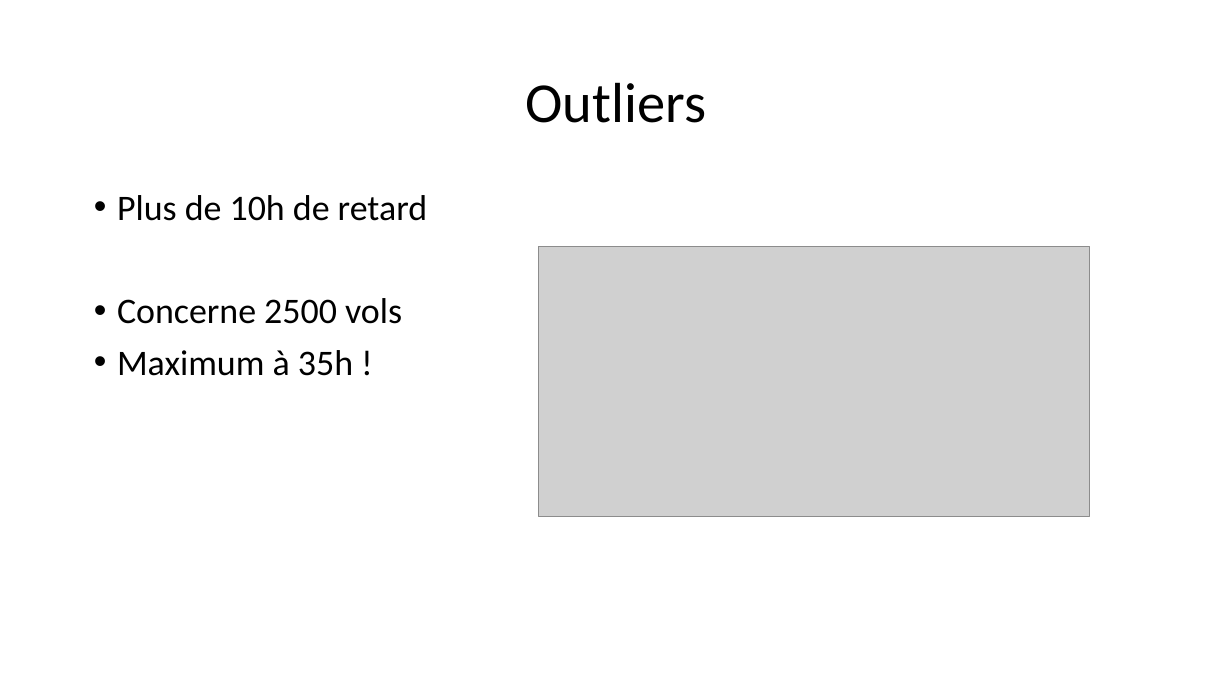
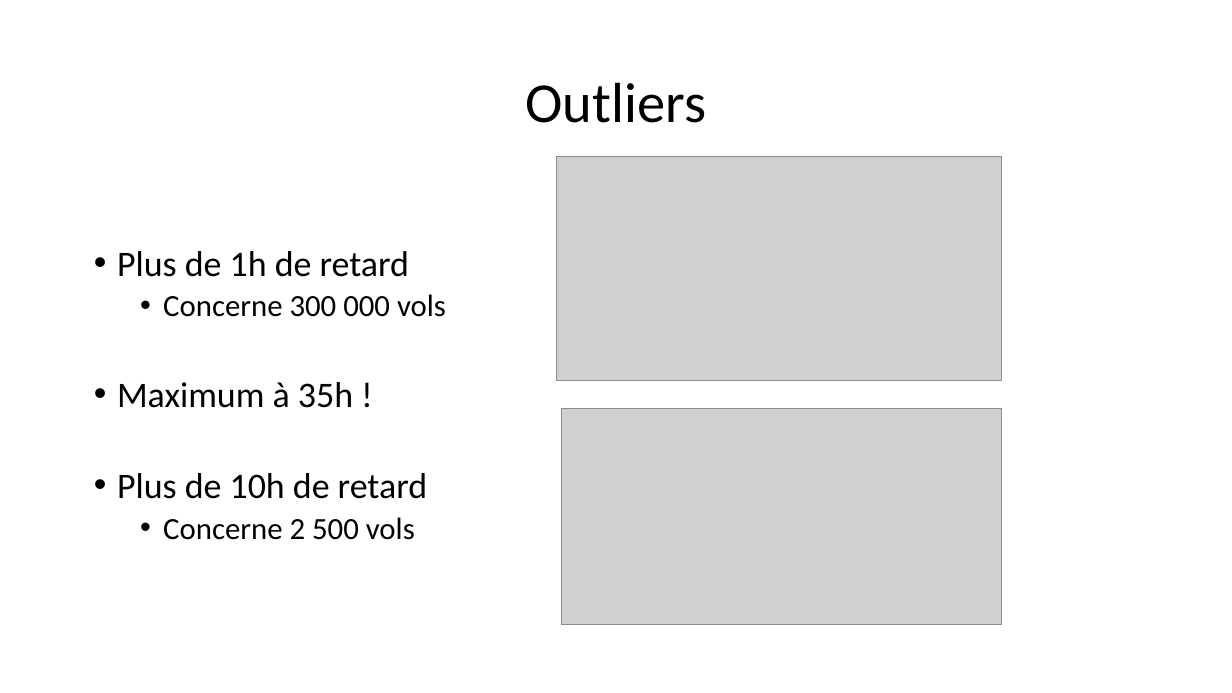
Before and after one commit to morganscao/Projet4, a slide deck: slide 6 of rapport/Anticipez le retard de vol des avions.pptx. Drawn at 1232x693 pixels with LibreOffice and Linux fonts; fonts in the diff are those of the drawing; grey boxes stand for pictures. Boxes give left, top, right and bottom in pixels: in the first picture for what was removed or moved away, otherwise in the second. Text is boxed around its words. In the diff, an @@ line names an element or a change of style, - is before the commit and + after.

```diff
--- a/rapport/Anticipez le retard de vol des avions.pptx
+++ b/rapport/Anticipez le retard de vol des avions.pptx
@@ picture added at [556, 156, 1001, 380] @@
@@ text at [117, 251, 446, 408]: paragraphs added @@
+• Plus de 1h de retard
+  • Concerne 300 000 vols
+• Maximum à 35h !
@@ picture: place and size @@
-picture at [539, 247, 1091, 517]
+picture at [561, 409, 1001, 625]
@@ text at [163, 517, 415, 540]: text changed; size 28 to 24 pt @@
-• Concerne 2500 vols
-• Maximum à 35h !
+  • Concerne 2 500 vols
```
Also in this commit, not shown: 10 other slides changed, 2 slides removed, 16 other files.
